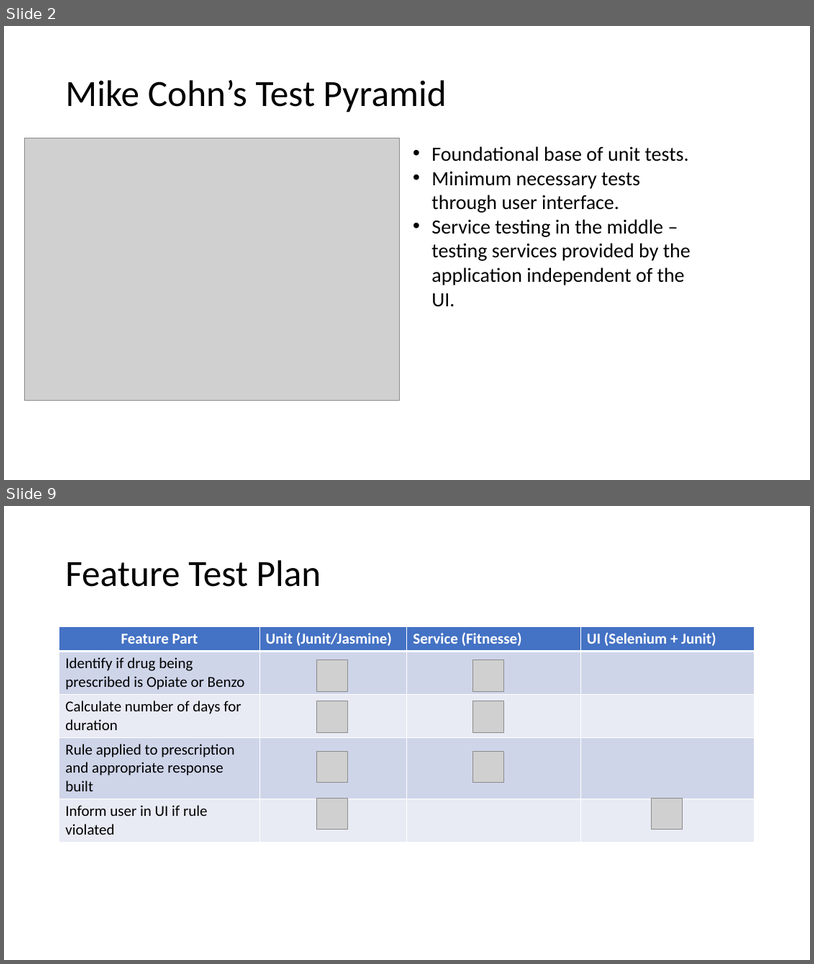
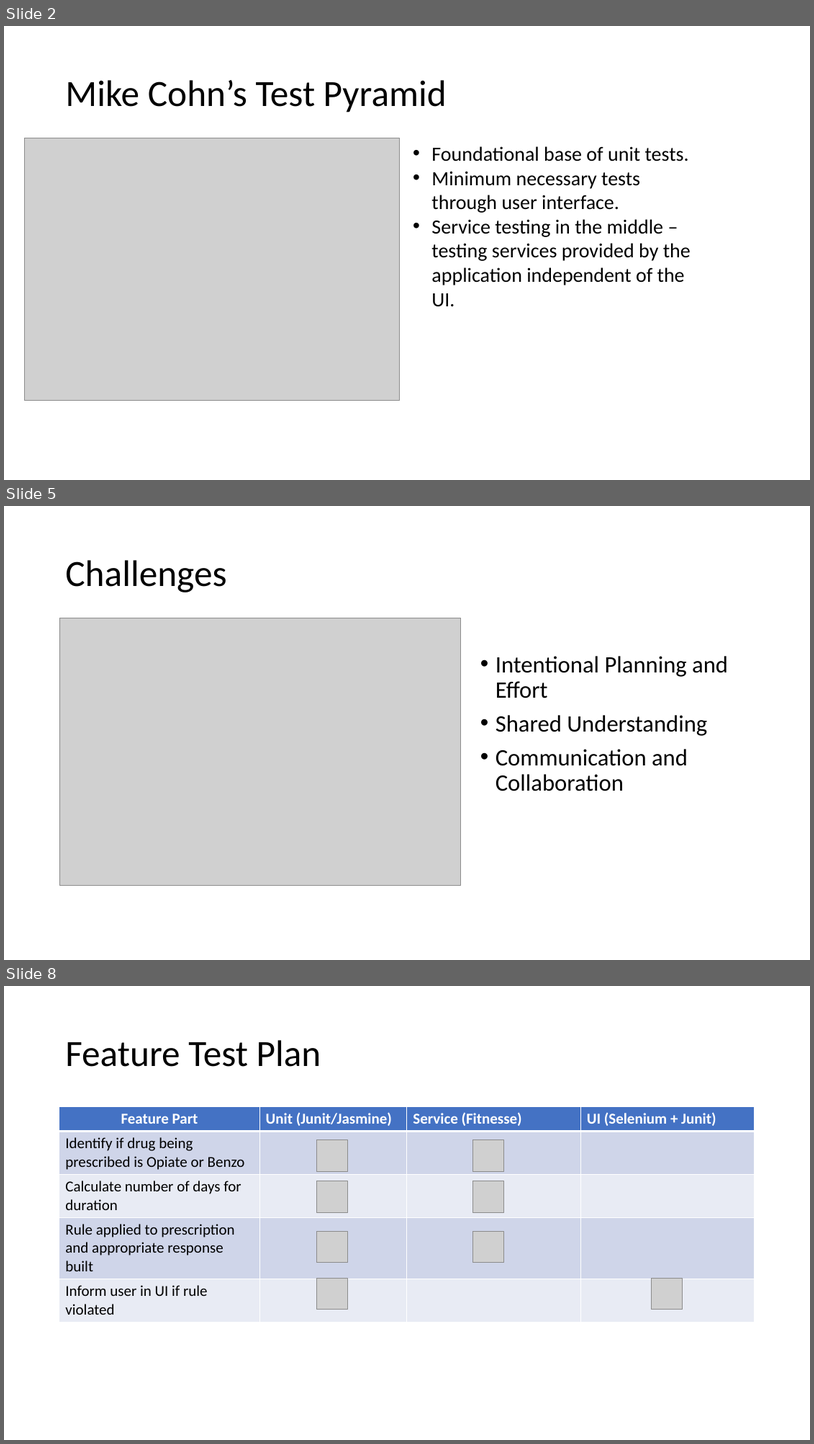
Before and after one commit to weaverj/testpyramidexample, a slide deck: Test Pyramid Presentation.pptx. Shown one above the other, each under a label of ours: slides 2 and 9 before the commit, slides 2, 5 and 8 after it; the slides between them are not shown. The pictures are 814x964 and 814x1444 pixels, drawn with LibreOffice and Linux fonts; fonts in the diff are those of the drawing; grey boxes stand for pictures; background and template pictures are left out. Boxes give left, top, right and bottom in pixels: in the first picture for what was removed or moved away, otherwise in the second. Text is boxed around its words. In the diff, an @@ line names an element or a change of style, - is before the commit and + after.

```diff
--- a/Test Pyramid Presentation.pptx
+++ b/Test Pyramid Presentation.pptx
@@ slide 5 added at box(4, 506, 810, 960), background #FFFFFF @@
@@ title added at box(65, 560, 226, 592), 44 pt, text #000000 @@
+Challenges
@@ picture added at box(59, 618, 461, 885) @@
@@ text added at box(496, 656, 728, 791), 28 pt, text #000000 @@
+• Intentional Planning and Effort
+• Shared Understanding
+• Communication and Collaboration
@@ what was slide 9 is now slide 8 @@
```
Also in this commit, not shown: 5 slides changed, 1 other slide added, 4 slides removed.
